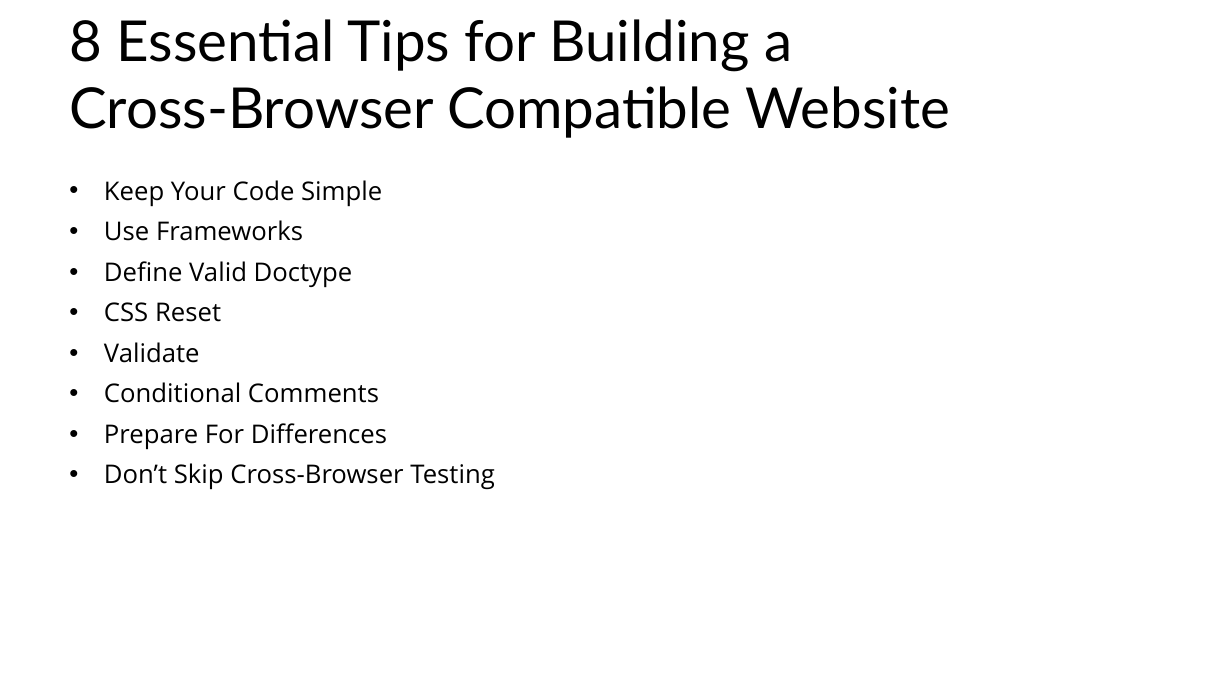
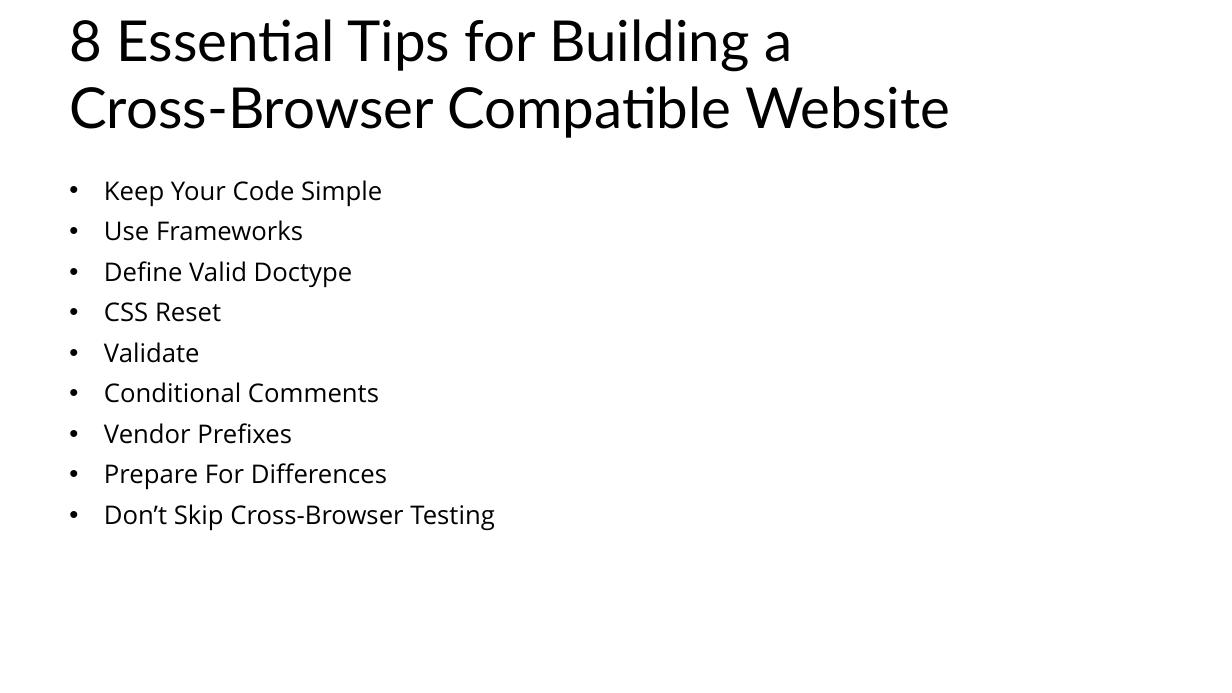
Before and after one commit to VitFL/softserve-topics-presentations, a slide deck: slide 20 of Site-Layout-Best-practices_Cross-browsers-implementation.pptx. Drawn at 1232x693 pixels with LibreOffice and Linux fonts; fonts in the diff are those of the drawing; background and template pictures are left out. Boxes give left, top, right and bottom in pixels: in the first picture for what was removed or moved away, otherwise in the second. Text is boxed around its words. In the diff, an @@ line names an element or a change of style, - is before the commit and + after.

```diff
--- a/Site-Layout-Best-practices_Cross-browsers-implementation.pptx
+++ b/Site-Layout-Best-practices_Cross-browsers-implementation.pptx
@@ text at (104, 423, 292, 444): paragraph added @@
+• Vendor Prefixes
```
Also in this commit, not shown: 1 slide added.
